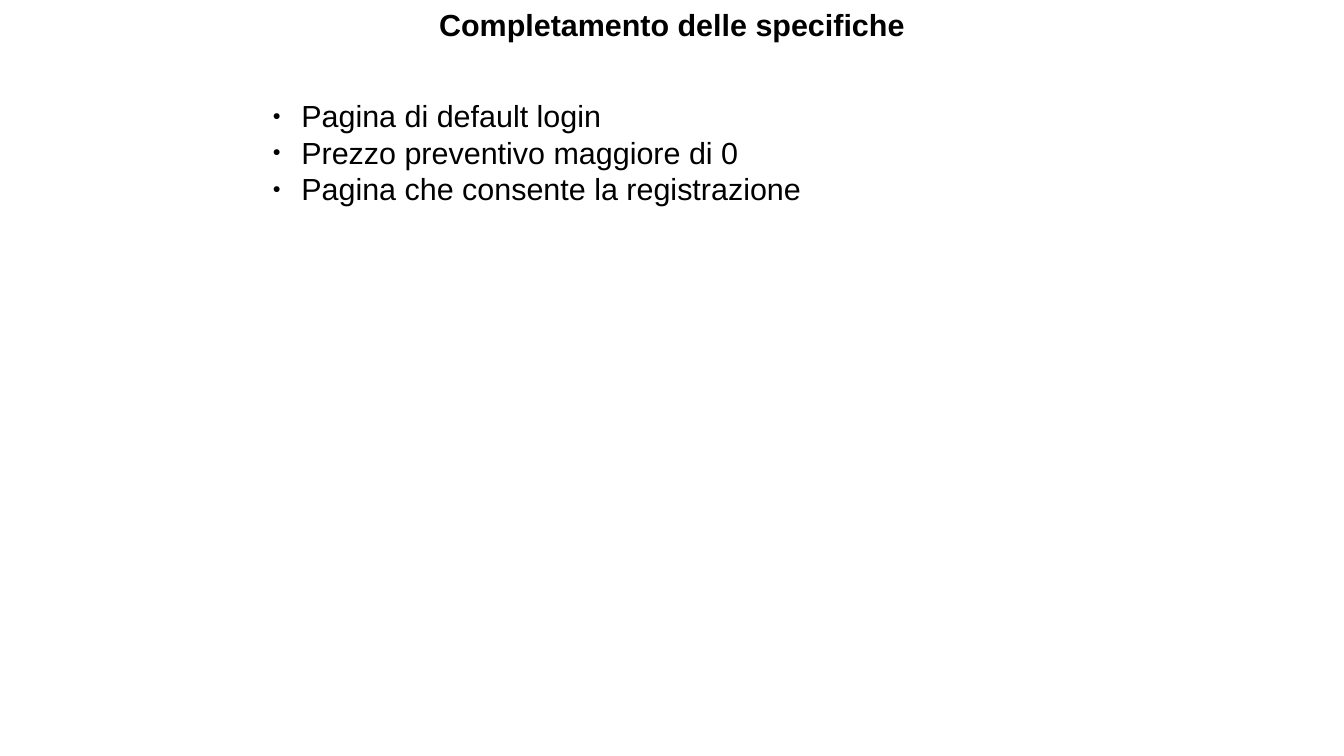
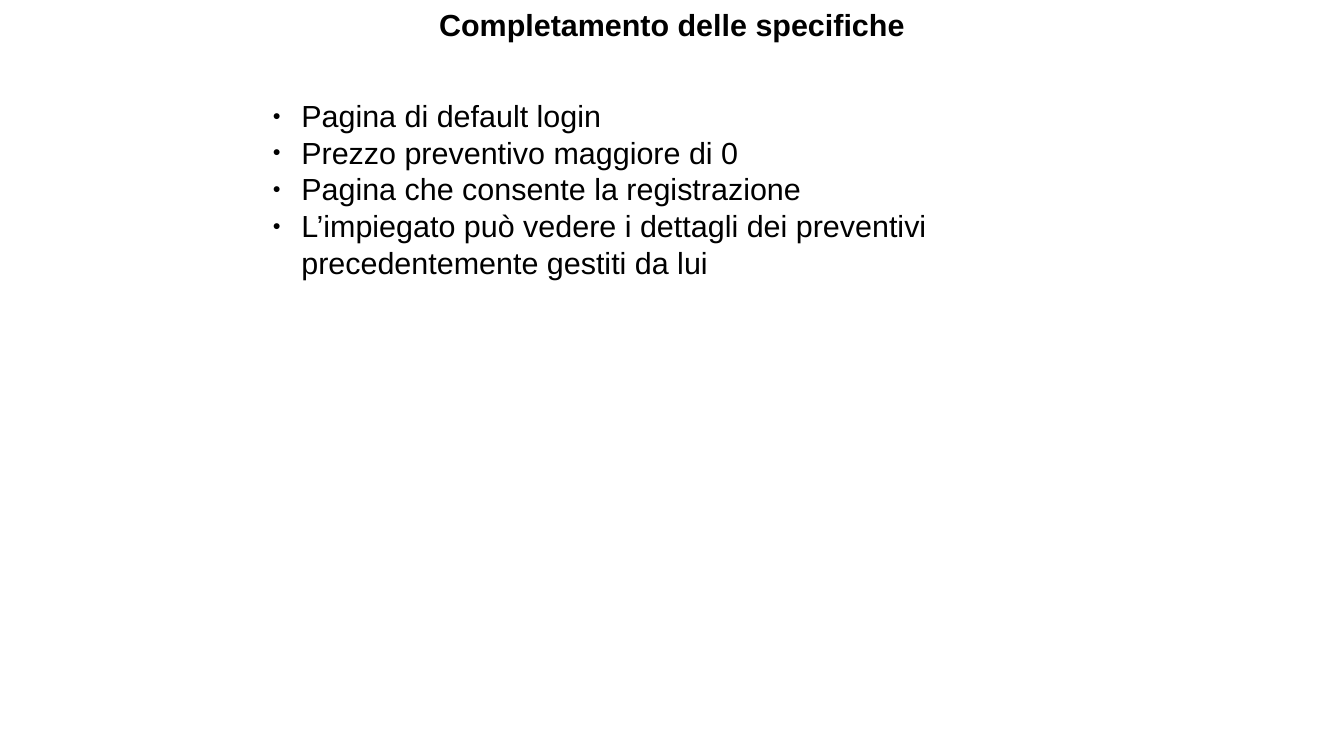
Before and after one commit to jonnysciar/TIW_Project, a slide deck: slide 5 of Documentazione/documentazione.odp. Drawn at 1344x756 pixels with LibreOffice and Linux fonts; fonts in the diff are those of the drawing. Boxes give left, top, right and bottom in pixels: in the first picture for what was removed or moved away, otherwise in the second. Text is boxed around its words. In the diff, an @@ line names an element or a change of style, - is before the commit and + after.

Commit message:
Doc update

```diff
--- a/Documentazione/documentazione.odp
+++ b/Documentazione/documentazione.odp
@@ text at <box>301,214,926,280</box>: paragraph added @@
+● L’impiegato può vedere i dettagli dei preventivi precedentemente gestiti da lui
```
